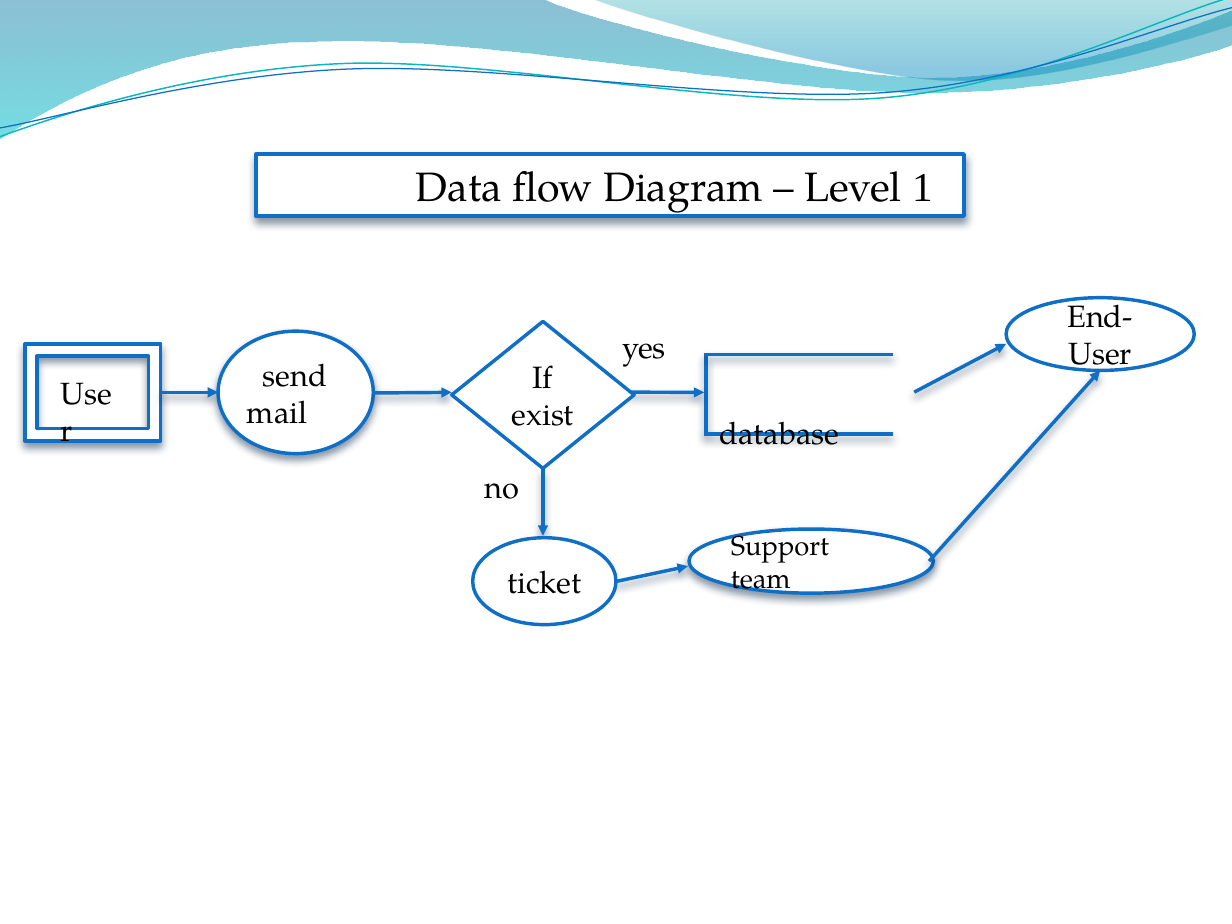
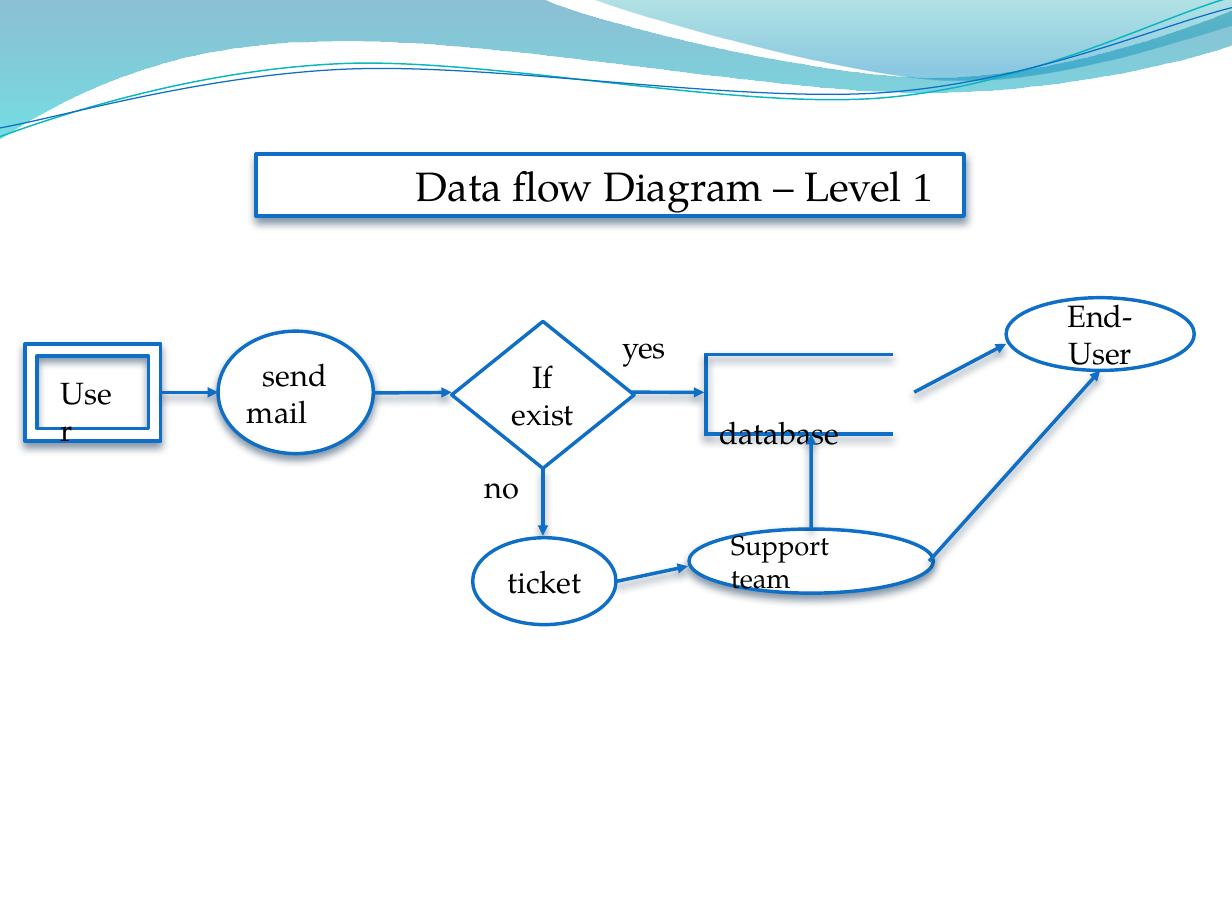
Before and after one commit to sanjay-rb/Ticket-Assignment-Automation, a slide deck: slide 11 of Ticket_Automation/WS/Docs/PPT/final_review_template.pptx. Drawn at 1232x924 pixels with LibreOffice and Linux fonts; fonts in the diff are those of the drawing; background and template pictures are left out. Boxes give left, top, right and bottom in pixels: in the first picture for what was removed or moved away, otherwise in the second. Text is boxed around its words. In the diff, an @@ line names an element or a change of style, - is before the commit and + after.

```diff
--- a/Ticket_Automation/WS/Docs/PPT/final_review_template.pptx
+++ b/Ticket_Automation/WS/Docs/PPT/final_review_template.pptx
@@ arrow added from (811, 529) to (811, 434), #0F6FC6 2 pt @@
```
Also in this commit, not shown: 4 other slides changed, 10 other files.
